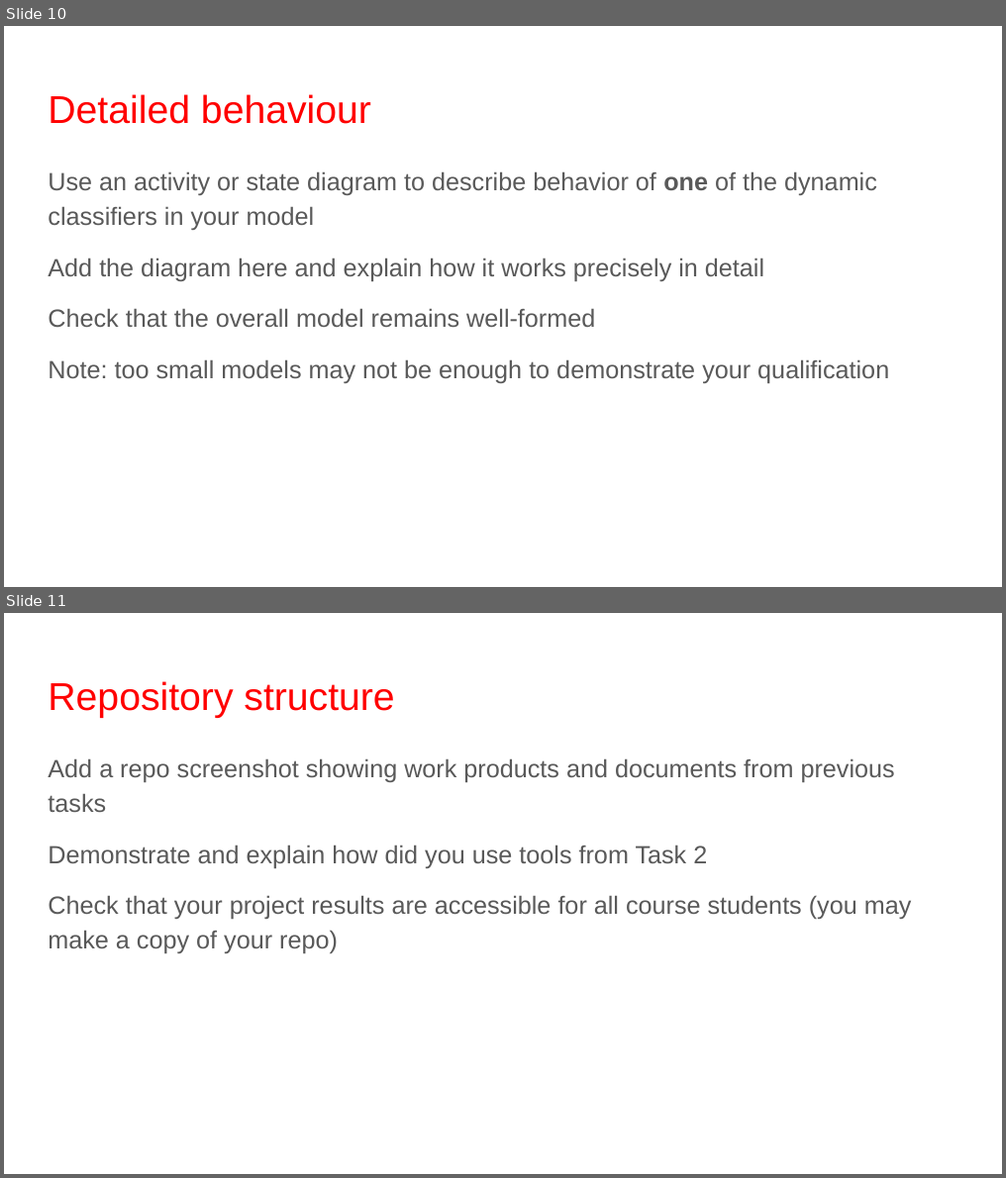
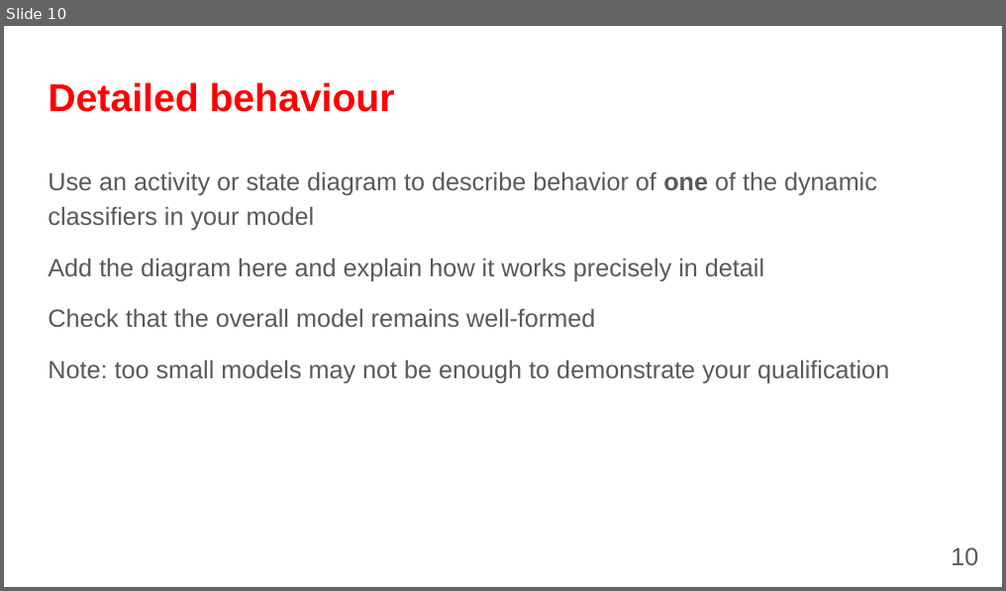
Before and after one commit to fanglores/Advanced-Software-Design, a slide deck: Practice Tasks/Final_Task/K8C_FinalTask1_(Task7).pptx. Shown one above the other, each under a label of ours: slides 10 and 11 before the commit, slide 10 after it. The pictures are 1006x1178 and 1006x591 pixels, drawn with LibreOffice and Linux fonts; fonts in the diff are those of the drawing. Boxes give left, top, right and bottom in pixels: in the first picture for what was removed or moved away, otherwise in the second. Text is boxed around its words. In the diff, an @@ line names an element or a change of style, - is before the commit and + after.

Commit message:
update final task

```diff
--- a/Practice Tasks/Final_Task/K8C_FinalTask1_(Task7).pptx
+++ b/Practice Tasks/Final_Task/K8C_FinalTask1_(Task7).pptx
@@ slide 11 removed at (4,613,1002,1174), background #FFFFFF @@
@@ title removed at (48,681,394,718) @@
-Repository structure
@@ text removed at (48,759,912,954) @@
-Add a repo screenshot showing work products and documents from previous tasks
-Demonstrate and explain how did you use tools from Task 2
-Check that your project results are accessible for all course students (you may make a copy of your repo)
@@ slide 10 changed as well @@
@@ title "Detailed behaviour": place and size @@
-title "Detailed behaviour" at (48,94,371,124)
+title "Detailed behaviour" at (48,82,395,112)
@@ title "Detailed behaviour" at (48,82,395,112): bold on @@
@@ page number added at (950,548,978,566), 18 pt, text #595959 @@
+10
```
Also in this commit, not shown: 10 other slides changed, 3 slides added, 1 other slide removed, 1 other file.
